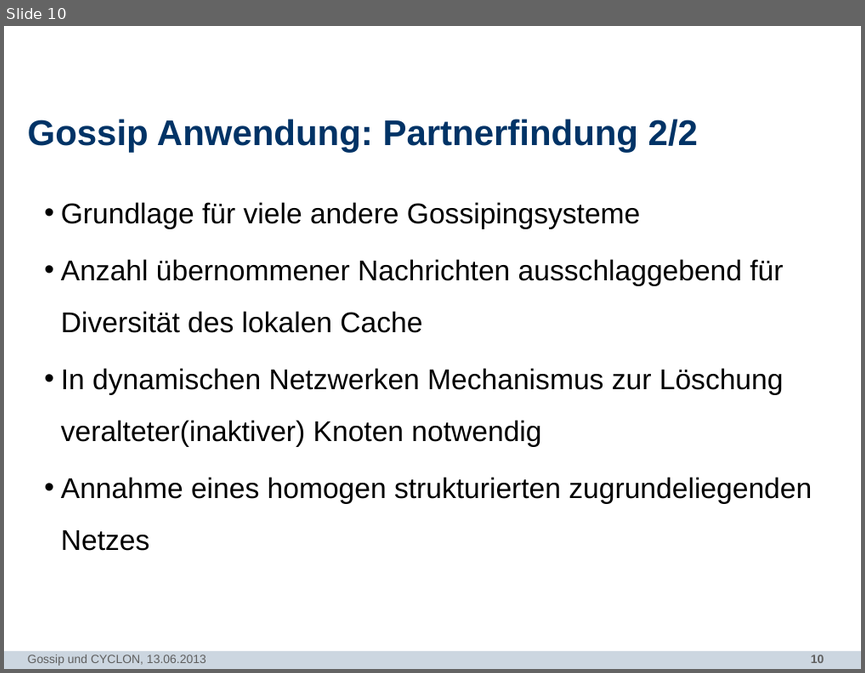
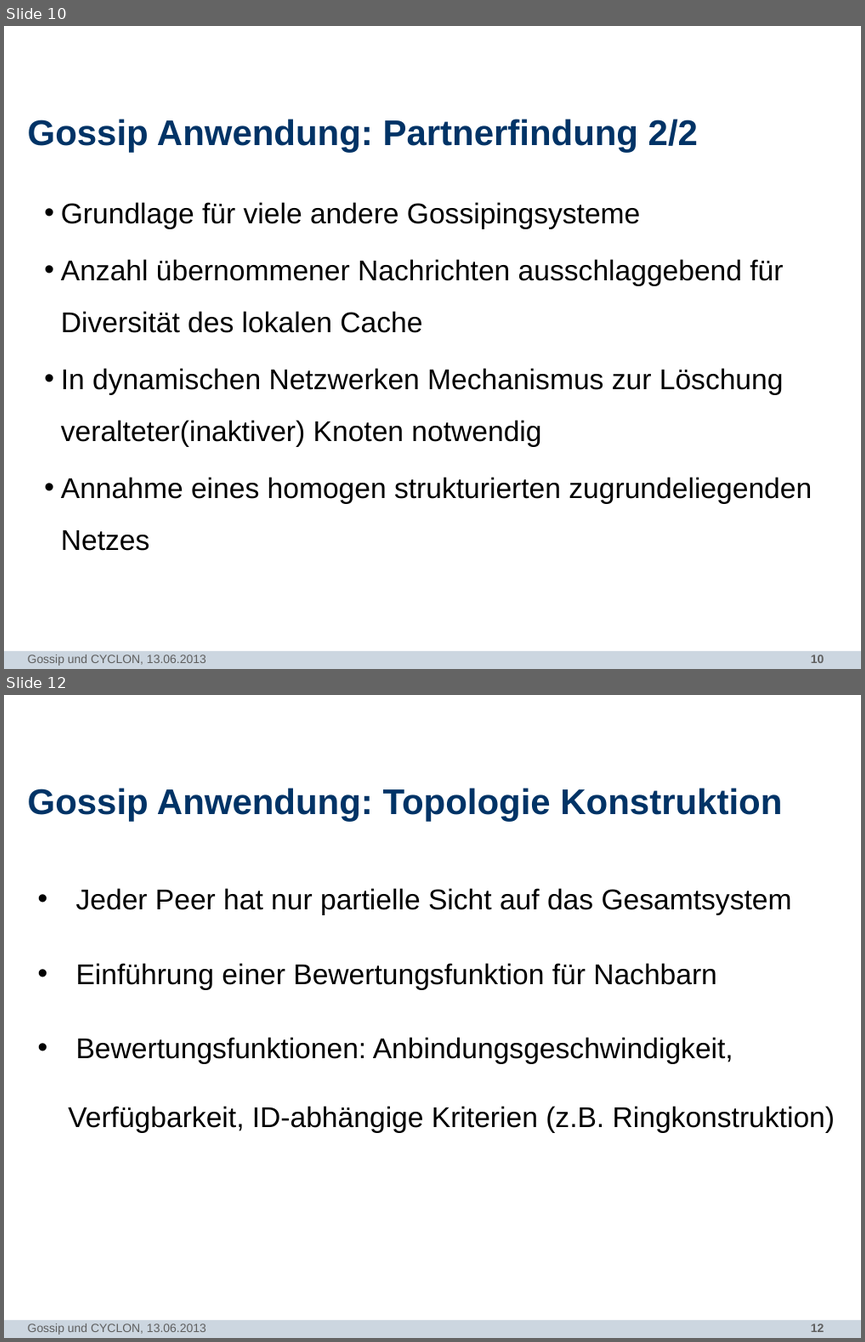
Before and after one commit to N8Fear/DistributedSystems, a slide deck: Vortrag/[MASTER] Präsentation.pptx. Shown one above the other, each under a label of ours: slide 10 before the commit, slides 10 and 12 after it; the slides between them are not shown. The pictures are 865x673 and 865x1342 pixels, drawn with LibreOffice and Linux fonts; fonts in the diff are those of the drawing; background and template pictures are left out. Boxes give left, top, right and bottom in pixels: in the first picture for what was removed or moved away, otherwise in the second. Text is boxed around its words. In the diff, an @@ line names an element or a change of style, - is before the commit and + after.

```diff
--- a/Vortrag/[MASTER] Präsentation.pptx
+++ b/Vortrag/[MASTER] Präsentation.pptx
@@ slide 12 added at bbox=[4, 695, 861, 1338], background #FFFFFF; not listed: 2 template elements that a slide beside it also shows @@
@@ title added at bbox=[28, 788, 782, 822], 30 pt, text #003366, bold @@
+Gossip Anwendung: Topologie Konstruktion
@@ text added at bbox=[68, 888, 834, 1133], 24 pt, text #000000 @@
+• Jeder Peer hat nur partielle Sicht auf das Gesamtsystem
+• Einführung einer Bewertungsfunktion für Nachbarn
+• Bewertungsfunktionen: Anbindungsgeschwindigkeit, Verfügbarkeit, ID-abhängige Kriterien (z.B. Ringkonstruktion)
@@ text added at bbox=[28, 1323, 206, 1334], 10 pt, text #5F5F5F @@
+Gossip und CYCLON, 13.06.2013
```
Also in this commit, not shown: 7 slides changed.
